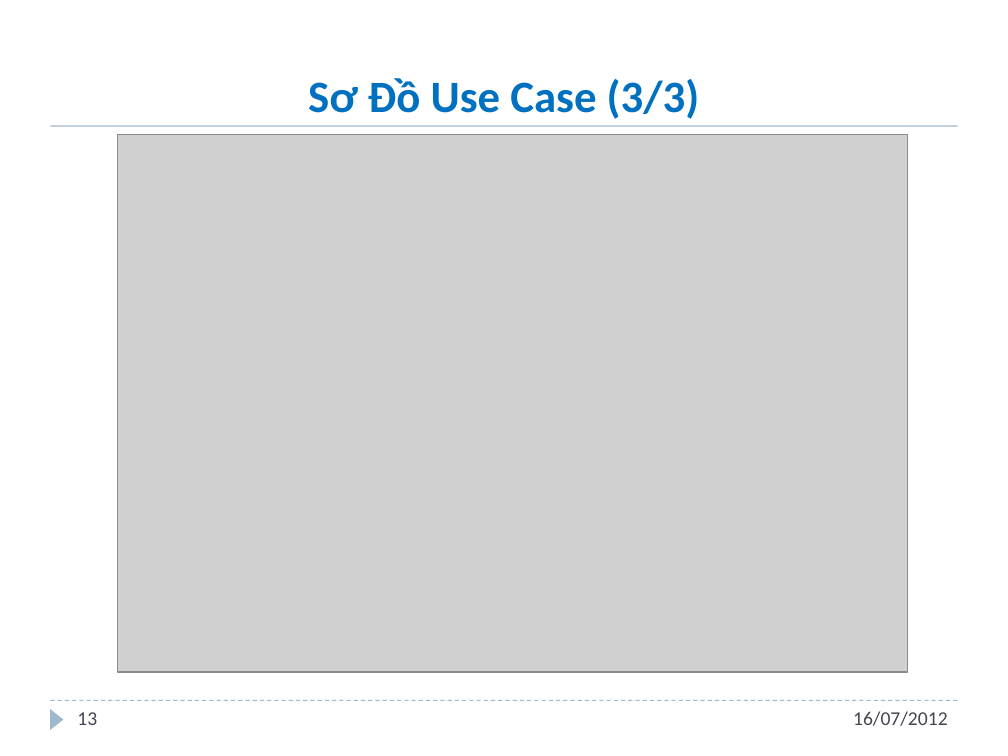
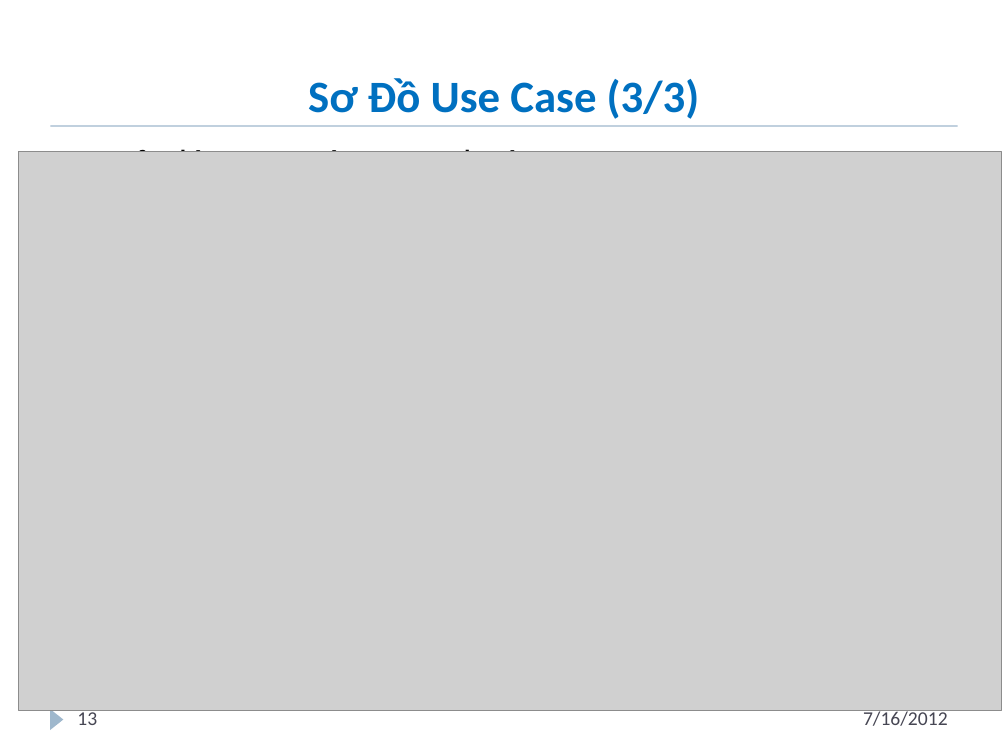
Before and after one commit to andungtra/he-thong-quan-ly-tuong-tac, a slide deck: slide 13 of Report/ppt/Presentation.pptx. Drawn at 1008x756 pixels with LibreOffice and Linux fonts; fonts in the diff are those of the drawing; grey boxes stand for pictures; background and template pictures are left out. Boxes give left, top, right and bottom in pixels: in the first picture for what was removed or moved away, otherwise in the second. Text is boxed around its words. In the diff, an @@ line names an element or a change of style, - is before the commit and + after.

```diff
--- a/Report/ppt/Presentation.pptx
+++ b/Report/ppt/Presentation.pptx
@@ text added at (91,145,539,152), 26 pt, text #000000 @@
+• Quản lý tương tác trong dự án
@@ picture: place and size @@
-picture at (118,134,907,671)
+picture at (19,151,1002,711)
@@ line removed from (50, 701) to (958, 701) @@
@@ text at (863,709,948,726): text changed @@
-16/07/2012
+7/16/2012
```
Also in this commit, not shown: 46 other slides changed.
